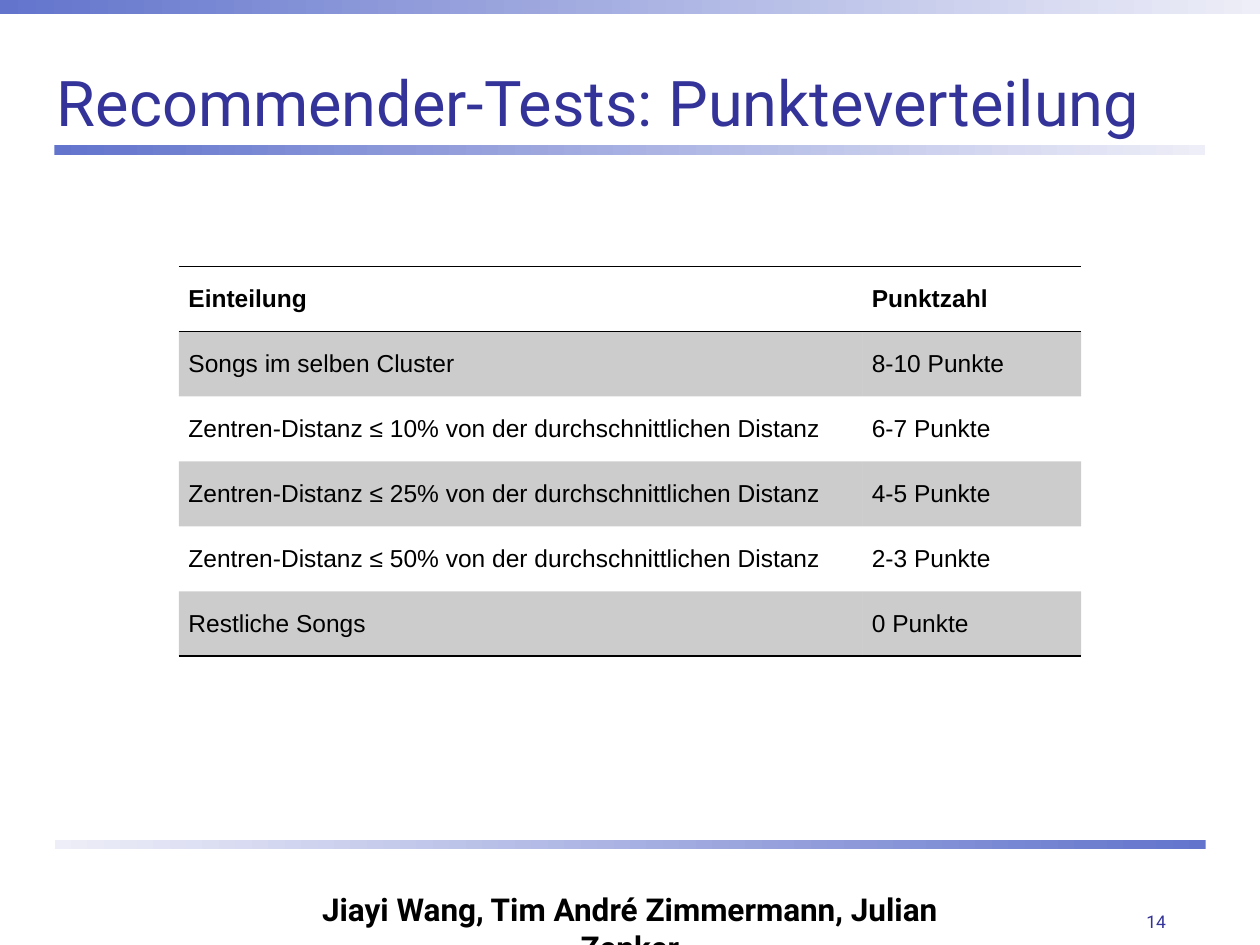
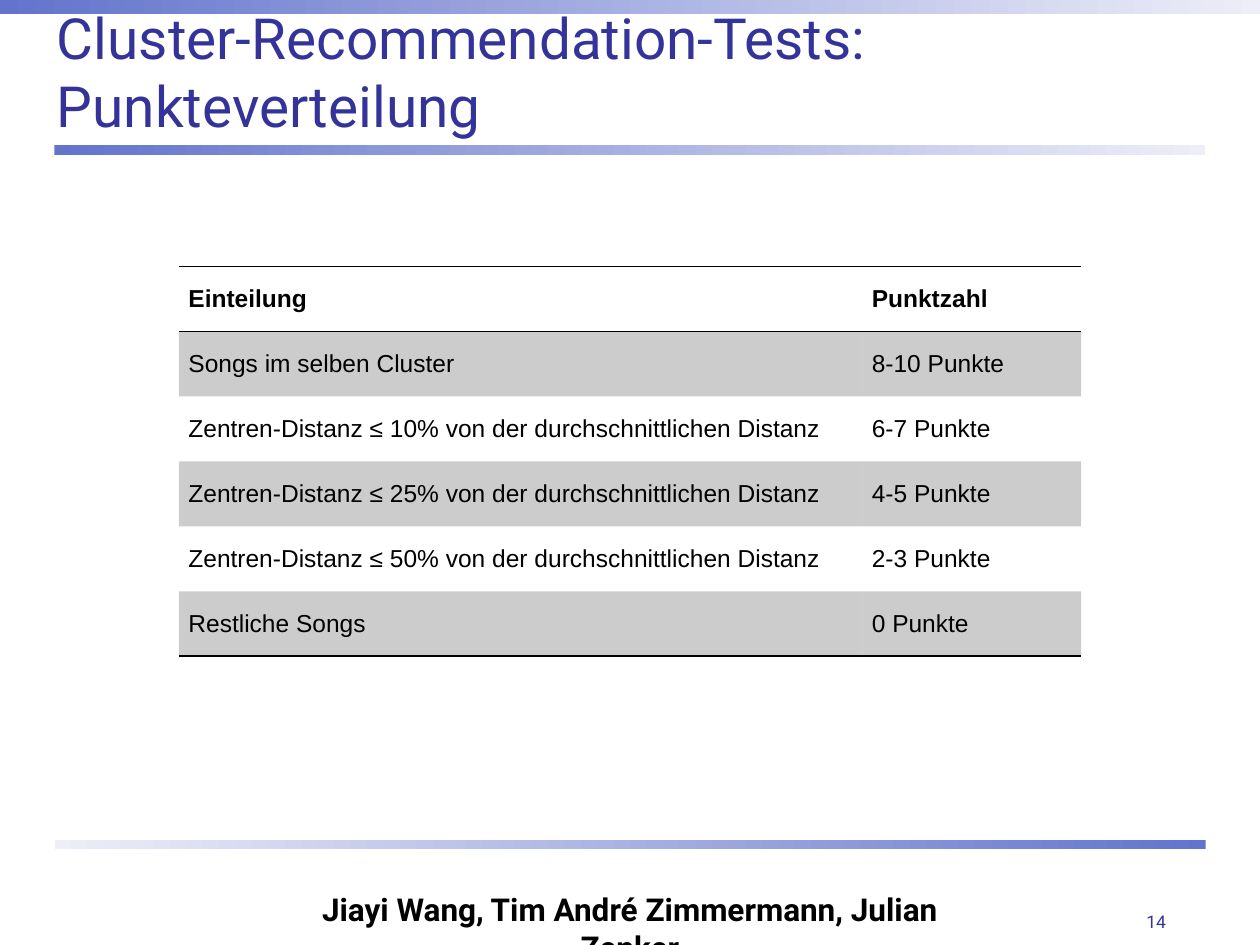
Before and after one commit to ChulioZ/music-recommender, a slide deck: slide 14 of Abschlusspräsentation.pptx. Drawn at 1260x945 pixels with LibreOffice and Linux fonts; fonts in the diff are those of the drawing; background and template pictures are left out. Boxes give left, top, right and bottom in pixels: in the first picture for what was removed or moved away, otherwise in the second. Text is boxed around its words. In the diff, an @@ line names an element or a change of style, - is before the commit and + after.

```diff
--- a/Abschlusspräsentation.pptx
+++ b/Abschlusspräsentation.pptx
@@ title at [57, 7, 865, 139]: text changed; size 36 to 32.4 pt @@
-Recommender-Tests: Punkteverteilung
+Cluster-Recommendation-Tests: Punkteverteilung
```
Also in this commit, not shown: 3 other slides changed, 2 slides added.
